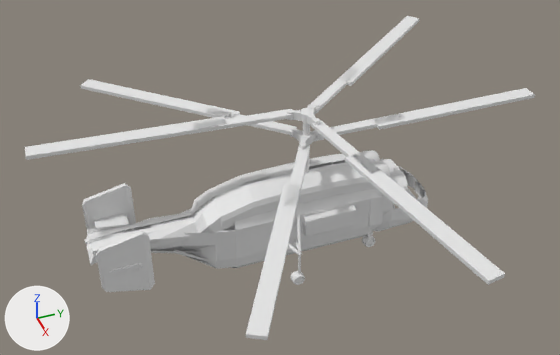
The Blender file source/Kamov.blend as it was, and as the next commit left it.
One viewpoint serves both versions: a 50 mm lens placed at (13.89, -9.84, 11.25), pointed at (0.2, -4.68, 0.75). The lights are fixed; the arrows at lower left show +X, +Y and +Z.

Names of what the first picture shows: 'bottomPropeller', 'fuselage', 'topPropeller'.
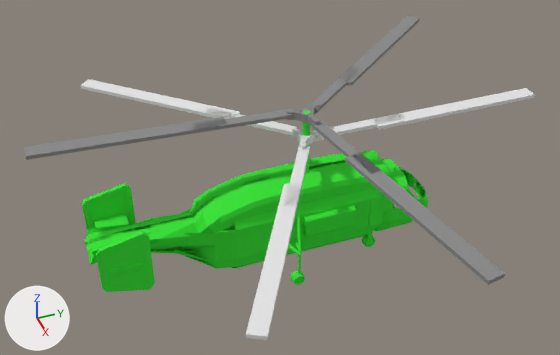
Commit message: counter propeller wrathful mantras

Boxes [x1, y1, x2, y2] around the edits, measured in the pictures (560 x 355 px):
'fuselage', recoloured (grey to green): [82, 110, 428, 292] in both
'topPropeller', recoloured (white to grey): [25, 16, 505, 285] in both

Diff of the bpy script that builds the scene:
```diff
--- a/source/Kamov.blend.py
+++ b/source/Kamov.blend.py
@@ mat_material @@
+mat_material = diffuse_material('Material')
+mat_material.base_color = (0.0501, 0.8, 0.0473)  # green #3fe73d
@@ mat_material_001 @@
+mat_material_001 = diffuse_material('Material.001')
+mat_material_001.base_color = (0.267, 0.267, 0.267)  # grey #8d8d8d
@@ me_cube @@
 me_cube.from_pydata(...)  # 318 vertices, 182 faces; spans x -24.5..29.6, y -2.1..2.8, z -2.2..2.2
+me_cube.materials.append(mat_material_001)  # grey #8d8d8d
@@ me_cylinder_002 @@
 me_cylinder_002.from_pydata(...)  # 5041 vertices, 4408 faces, 12 loose edges; spans x -16.9..16.0, y -66.5..30.4, z -1.0..3.5
+me_cylinder_002.materials.append(mat_material)  # green #3fe73d
```
